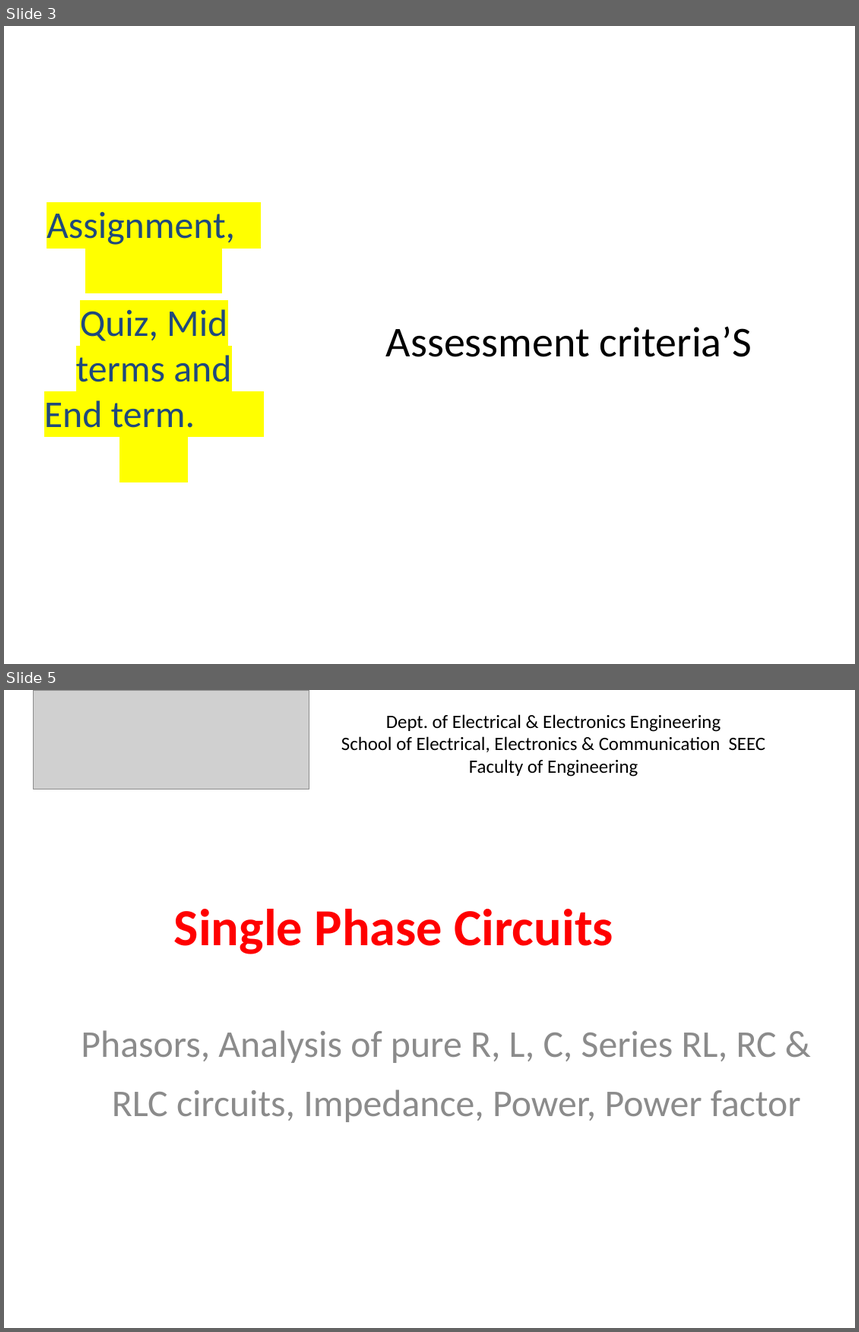
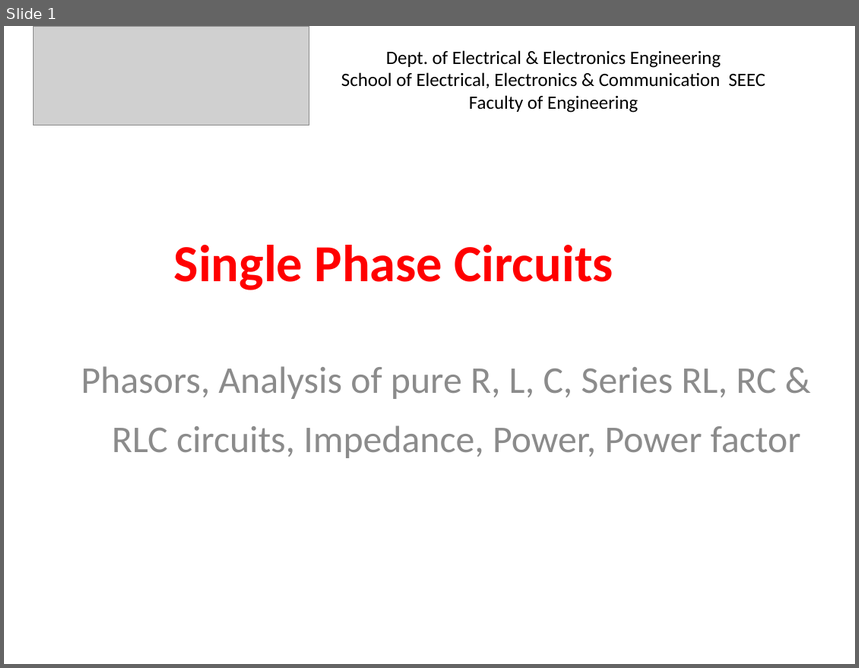
Before and after one commit to viktorexe/Chemistry-Cycle, a slide deck: EES/L12.pptx. Shown one above the other, each under a label of ours: slides 3 and 5 before the commit, slide 1 after it; the slides between them are not shown. The pictures are 859x1332 and 859x668 pixels, drawn with LibreOffice and Linux fonts; fonts in the diff are those of the drawing; grey boxes stand for pictures. Boxes give left, top, right and bottom in pixels: in the first picture for what was removed or moved away, otherwise in the second. Text is boxed around its words. In the diff, an @@ line names an element or a change of style, - is before the commit and + after.

```diff
--- a/EES/L12.pptx
+++ b/EES/L12.pptx
@@ slide 3 removed at bbox=[4, 26, 855, 664], background #FFFFFF @@
@@ subtitle removed at bbox=[44, 211, 235, 428] @@
-Assignment,
-Quiz, Mid terms and End term.
@@ title removed at bbox=[386, 326, 753, 357] @@
-Assessment criteria’S
@@ what was slide 5 is now slide 1 @@
```
Also in this commit, not shown: 3 other slides removed, 17 other files.
